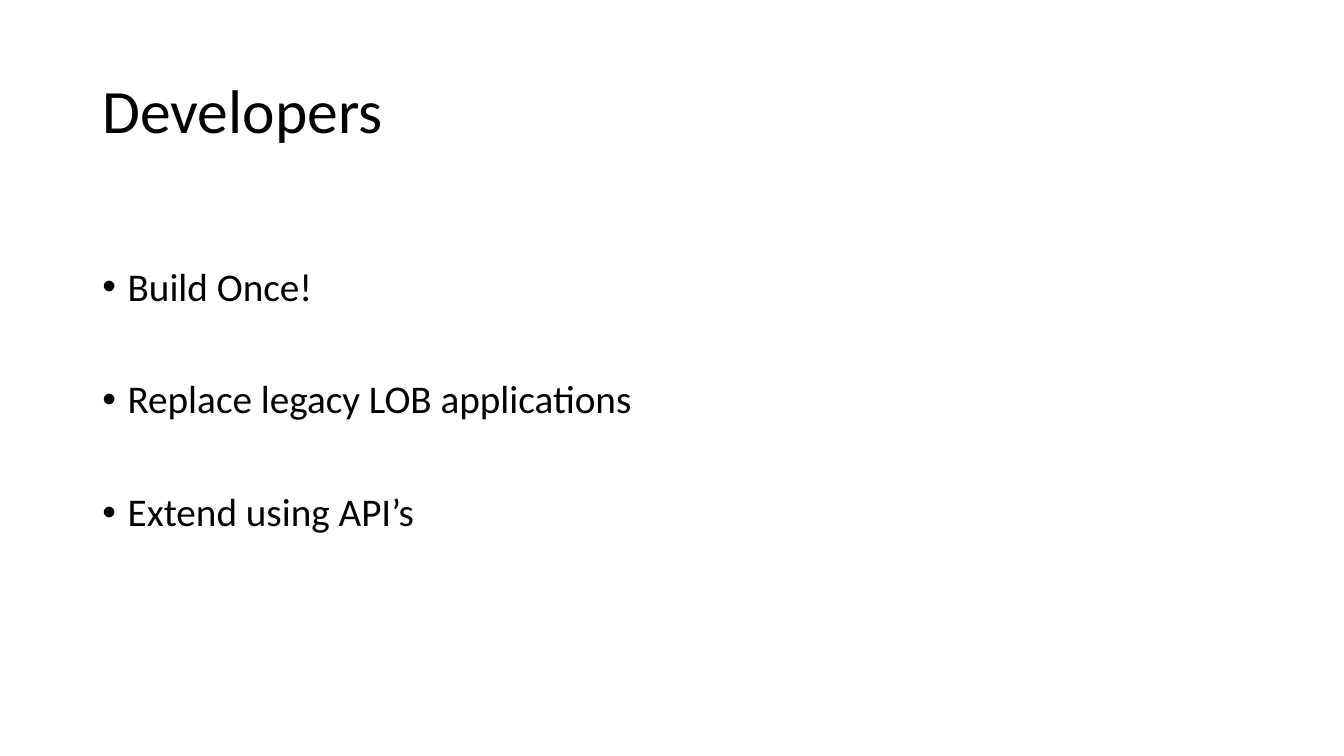
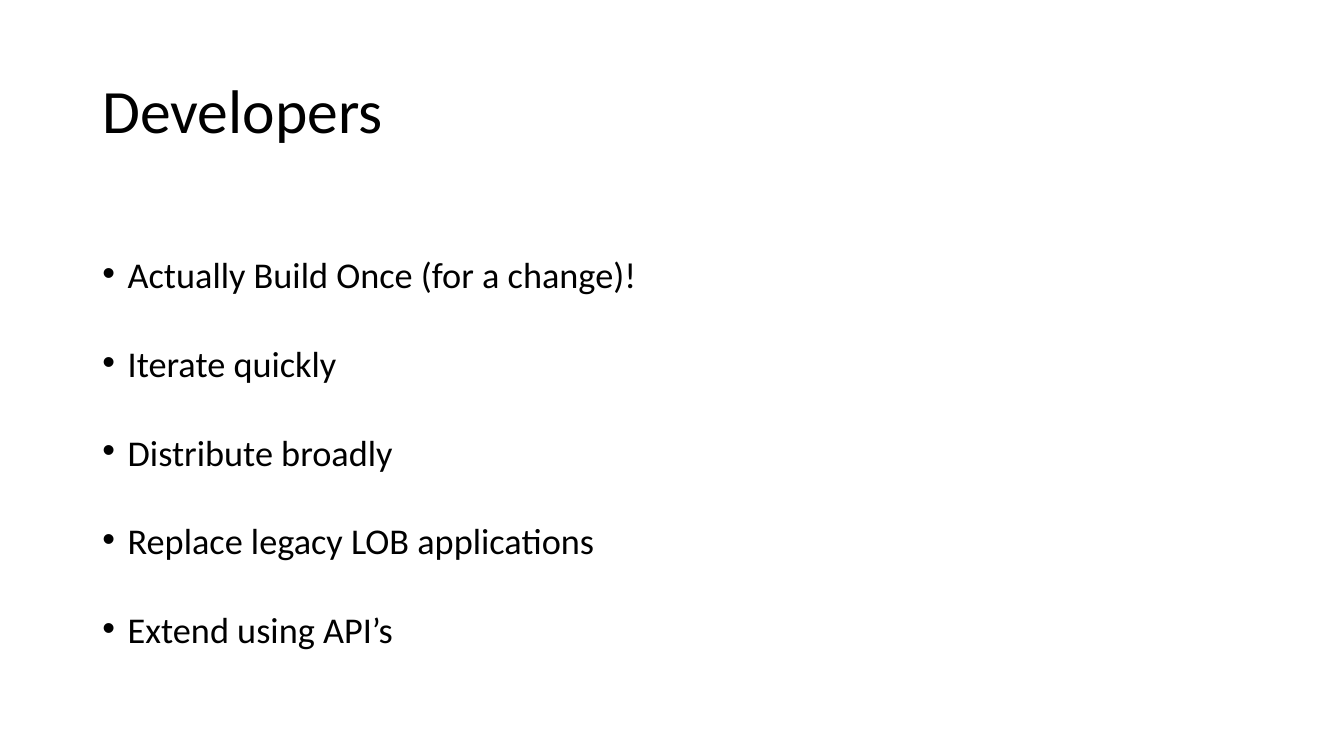
Before and after one commit to aidanmorgan/chatbot-workshop, a slide deck: slide 19 of Chatbots!.pptx (slide 20 before the commit). Drawn at 1344x756 pixels with LibreOffice and Linux fonts; fonts in the diff are those of the drawing; background and template pictures are left out. Boxes give left, top, right and bottom in pixels: in the first picture for what was removed or moved away, otherwise in the second. Text is boxed around its words. In the diff, an @@ line names an element or a change of style, - is before the commit and + after.

```diff
--- a/Chatbots!.pptx
+++ b/Chatbots!.pptx
@@ text at [128, 261, 636, 472]: text changed; size 28 to 25.9 pt @@
-• Build Once!
+• Actually Build Once (for a change)!
+• Iterate quickly
+• Distribute broadly
@@ text at [128, 528, 594, 650]: size 28 to 25.9 pt in "Replace legacy LOB applications", "Extend using API’s"; line spacing 0.9 to 0.7 @@
```
Also in this commit, not shown: 2 other slides changed, 6 slides added, 4 slides removed, 1 other file.
